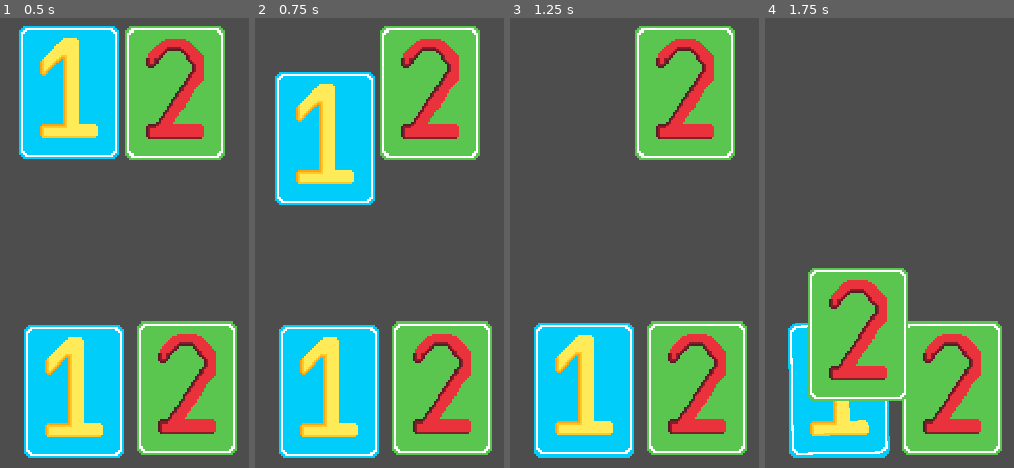
Above: before the commit, frames 1-4 (left to right).
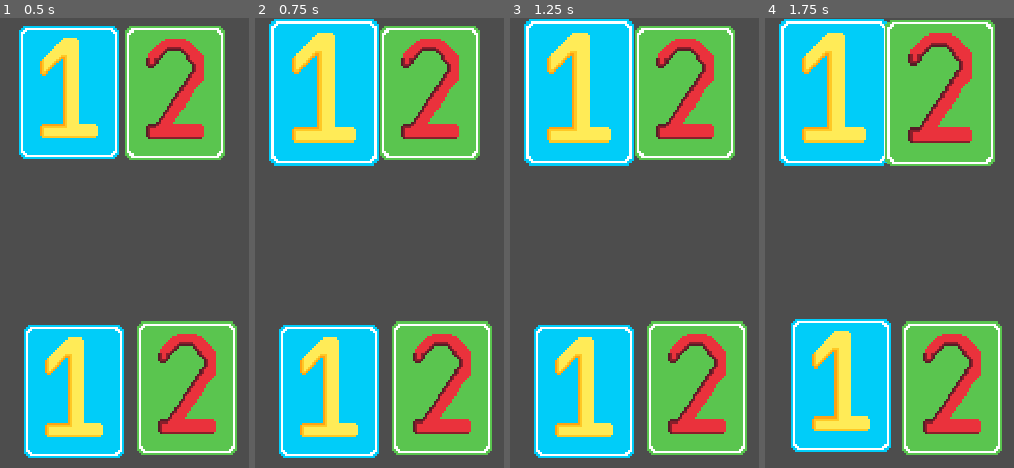
Above: after the commit, the same moments.

Repository: Hex-4/chop-chop-game-thing
Game: Godot game, scene res://dragging.tscn
Same seed, same stepped clock (60 frames per second), same inputs: the game is played once before the commit and once after it.
Inputs (mouse positions are in pixels of both pictures, inside the frame that each line leads up to):
- Up to frame 1 (0.5 s): no input
- Up to frame 2 (0.75 s): tap Enter at 0.5 s; drag from (324, 94) to (329, 391) at 0.52 s
- Up to frame 3 (1.25 s): no input
- Up to frame 4 (1.75 s): drag from (939, 94) to (839, 391) at 1.27 s

Frame 1 is identical in both runs. In frame 2, 12% of the frame differs, in the area x 5-50%, y 0-42%; in frame 3, 16%; in frame 4, 42%, in the area x 5-93%, y 0-98%.

Commit message:
a lot of stuff

Diff:
--- /dev/null
+++ b/bg.gd
@@ -0,0 +1,16 @@
+extends Area2D
+
+
+# Called when the node enters the scene tree for the first time.
+func _ready():
+	pass # Replace with function body.
+
+
+# Called every frame. 'delta' is the elapsed time since the previous frame.
+func _process(delta):
+	pass
+
+
+func _input_event(viewport, event, shape_idx):
+	if event is InputEventMouseButton and event.button_mask == 1 and viewport.is_input_handled() == false:
+		print("BG CLICKED!")
--- a/card.gd
+++ b/card.gd
@@ -15,7 +15,10 @@
 var cards_that_are_not_being_dragged = []
 var overlaps
 var prev_pos
+var animating = false
 var prev_can_drag = false
+var active
+@onready var manager = $"../.."
 
 @export var team = 0
 
@@ -23,8 +26,11 @@
 
 @export var number = 1
 
+signal played
+
 func _ready():
 	sprite.animation = str(number)
+	played.connect(manager.card_played)
 
 
 func _process(delta):
@@ -37,7 +43,9 @@
 
 func _input_event(viewport, event, shape_idx):
 	if event is InputEventMouseMotion or InputEventMouseButton:
-		if event.button_mask == 1:
+		if event is InputEventMouseButton and event.double_click:
+			print("ATTAC")
+		if event.button_mask == 1 and (get_parent() == manager.playing) and event is InputEventMouseMotion:
 			cards_that_are_not_being_dragged = []
 			for i in get_tree().get_nodes_in_group("card"):
 				if i.canDrag == false or i == self:
@@ -47,16 +55,22 @@
 					prev_pos = position
 				canDrag = true
 				z_index = 1000
+		elif event is InputEventMouseButton and event.button_mask == 1 and not canDrag and scale == Vector2(1,1):
+			var tween = get_tree().create_tween()
+			active = true
+			tween.tween_property(self, "scale", Vector2(1.1,1.1), 0.2).set_trans(Tween.TRANS_CUBIC).set_ease(Tween.EASE_OUT)
 		else:
-
 			canDrag = false
 			#var tween = get_tree().create_tween()
-			#tween.tween_property(self, "position", prev_pos, 0.2).set_trans(Tween.TRANS_CUBIC).set_ease(Tween.EASE_OUT)
-
 func released():
 	overlaps = get_overlapping_areas()
-	if overlaps:
-		if overlaps[0].team != team:
+	if scale > Vector2(1,1):
+		var tween = get_tree().create_tween()
+		active = false
+		tween.tween_property(self, "scale", Vector2(1,1), 0.2).set_trans(Tween.TRANS_CUBIC).set_ease(Tween.EASE_OUT)
+	if overlaps and overlaps[0].is_in_group("card"):
+		if overlaps[0].team != team and (not overlaps[0].animating) and (not animating) and (overlaps[0].is_in_group("card")):
+			animating = true
 			z_index = overlaps[0].z_index + 1
 			rotation_degrees = 0
 			var target_pos = Vector2(overlaps[0].position.x,overlaps[0].position.y - 3)
@@ -68,6 +82,8 @@
 			tween.tween_callback(do_da_math.bind(self).bind(overlaps[0]))
 
 			tween.tween_property(self, "position", prev_pos, 0.4).set_trans(Tween.TRANS_CUBIC).set_ease(Tween.EASE_OUT)
+			tween.tween_callback(set_animating_to_false)
+			tween.tween_callback(played.emit)
 		else:
 			var tween = get_tree().create_tween()
 			tween.tween_property(self, "position", prev_pos, 0.2).set_trans(Tween.TRANS_CUBIC).set_ease(Tween.EASE_OUT)
@@ -94,4 +110,13 @@
 	var num1: int = card1.sprite.animation.to_int()
 	var num2: int = card2.sprite.animation.to_int()
 	print(num1 + num2)
-	card2.sprite.animation = str(num1 + num2)
+	var sum
+	if num1 + num2 > 9:
+		sum = (num1 + num2) - 10
+	else:
+		sum = num1 + num2
+	card2.sprite.animation = str(sum)
+
+
+func set_animating_to_false():
+	animating = false
--- a/card.tscn
+++ b/card.tscn
@@ -13,7 +13,7 @@
 
 [node name="Testcard" type="AnimatedSprite2D" parent="."]
 sprite_frames = ExtResource("2_bx0sr")
-animation = &"2"
+animation = &"5"
 
 [node name="CollisionShape2D" type="CollisionShape2D" parent="."]
 shape = SubResource("RectangleShape2D_1ulb5")
--- a/cardmanager.gd
+++ b/cardmanager.gd
@@ -1,24 +1,21 @@
 extends Node2D
-var cards = []
+
+
+@export var bottom_team: Node2D
+@export var top_team: Node2D
+@export var playing: Node
 
 # Called when the node enters the scene tree for the first time.
 func _ready():
-	for card in get_children():
-		if card.is_in_group("card"):
-			cards.append(card)
+	playing = bottom_team
 
 
 # Called every frame. 'delta' is the elapsed time since the previous frame.
 func _process(delta):
-	#print(len(cards))
+	pass
 
-	for card in cards:
-		card.prev_can_drag = card.canDrag
-		if card.prev_can_drag == true and card.canDrag == false:
-			released_card(card)
-
-
-func released_card(card):
-	print("RELEASED")
-	var tween = get_tree().create_tween()
-	tween.tween_property(card, "position", card.prev_pos, 0.2).set_trans(Tween.TRANS_CUBIC).set_ease(Tween.EASE_OUT)
+func card_played():
+	if playing == bottom_team:
+		playing = top_team
+	elif playing == top_team:
+		playing = bottom_team
--- a/cards.tres
+++ b/cards.tres
@@ -1,8 +1,44 @@
-[gd_resource type="SpriteFrames" load_steps=7 format=3 uid="uid://elxgn65up1kb"]
+[gd_resource type="SpriteFrames" load_steps=22 format=3 uid="uid://elxgn65up1kb"]
 
+[ext_resource type="Texture2D" uid="uid://0y8krcwgfjen" path="res://cards/card0.png" id="1_1y4tg"]
 [ext_resource type="Texture2D" uid="uid://7w65hf587fim" path="res://cards/card1-3x.png" id="1_3avh7"]
 [ext_resource type="Texture2D" uid="uid://bt3fkcigdwe2h" path="res://cards/card2-3x.png" id="2_r7b3k"]
 [ext_resource type="Texture2D" uid="uid://bx0i4t0h2sqw0" path="res://testcard-Sheet.png" id="2_tk7ut"]
+[ext_resource type="Texture2D" uid="uid://f486h6u7kixg" path="res://cards/3-3x.png" id="4_t0vip"]
+[ext_resource type="Texture2D" uid="uid://b01peuwyr537l" path="res://cards/4-3x.png" id="5_30yjm"]
+[ext_resource type="Texture2D" uid="uid://6amtjfd26vkv" path="res://cards/6-spritesheet-3x.png" id="6_2c3e4"]
+[ext_resource type="Texture2D" uid="uid://b5q7om3oso3r1" path="res://cards/5-temp.png" id="6_5xjs2"]
+[ext_resource type="Texture2D" uid="uid://bbp00vk4lnt8v" path="res://cards/7-3x.png" id="7_enyqe"]
+[ext_resource type="Texture2D" uid="uid://bcam3qcvnf3da" path="res://cards/8-3x.png" id="8_pfdwj"]
+[ext_resource type="Texture2D" uid="uid://c6m50ik4ttgov" path="res://cards/9-3x.png" id="9_0qwrq"]
+
+[sub_resource type="AtlasTexture" id="AtlasTexture_j7wgu"]
+atlas = ExtResource("6_2c3e4")
+region = Rect2(0, 0, 144, 192)
+
+[sub_resource type="AtlasTexture" id="AtlasTexture_owd2n"]
+atlas = ExtResource("6_2c3e4")
+region = Rect2(144, 0, 144, 192)
+
+[sub_resource type="AtlasTexture" id="AtlasTexture_nd6ik"]
+atlas = ExtResource("6_2c3e4")
+region = Rect2(288, 0, 144, 192)
+
+[sub_resource type="AtlasTexture" id="AtlasTexture_ee0yt"]
+atlas = ExtResource("6_2c3e4")
+region = Rect2(432, 0, 144, 192)
+
+[sub_resource type="AtlasTexture" id="AtlasTexture_2g3cc"]
+atlas = ExtResource("6_2c3e4")
+region = Rect2(576, 0, 144, 192)
+
+[sub_resource type="AtlasTexture" id="AtlasTexture_vghsx"]
+atlas = ExtResource("6_2c3e4")
+region = Rect2(720, 0, 144, 192)
+
+[sub_resource type="AtlasTexture" id="AtlasTexture_niopm"]
+atlas = ExtResource("6_2c3e4")
+region = Rect2(864, 0, 144, 192)
 
 [sub_resource type="AtlasTexture" id="AtlasTexture_igb7m"]
 atlas = ExtResource("2_tk7ut")
@@ -20,6 +56,14 @@
 animations = [{
 "frames": [{
 "duration": 1.0,
+"texture": ExtResource("1_1y4tg")
+}],
+"loop": true,
+"name": &"0",
+"speed": 5.0
+}, {
+"frames": [{
+"duration": 1.0,
 "texture": ExtResource("1_3avh7")
 }],
 "loop": true,
@@ -34,9 +78,78 @@
 "name": &"2",
 "speed": 5.0
 }, {
-"frames": [],
+"frames": [{
+"duration": 1.0,
+"texture": ExtResource("4_t0vip")
+}],
 "loop": true,
 "name": &"3",
+"speed": 5.0
+}, {
+"frames": [{
+"duration": 1.0,
+"texture": ExtResource("5_30yjm")
+}],
+"loop": true,
+"name": &"4",
+"speed": 5.0
+}, {
+"frames": [{
+"duration": 1.0,
+"texture": ExtResource("6_5xjs2")
+}],
+"loop": true,
+"name": &"5",
+"speed": 5.0
+}, {
+"frames": [{
+"duration": 1.0,
+"texture": SubResource("AtlasTexture_j7wgu")
+}, {
+"duration": 1.0,
+"texture": SubResource("AtlasTexture_owd2n")
+}, {
+"duration": 1.0,
+"texture": SubResource("AtlasTexture_nd6ik")
+}, {
+"duration": 1.0,
+"texture": SubResource("AtlasTexture_ee0yt")
+}, {
+"duration": 1.0,
+"texture": SubResource("AtlasTexture_2g3cc")
+}, {
+"duration": 1.0,
+"texture": SubResource("AtlasTexture_vghsx")
+}, {
+"duration": 1.0,
+"texture": SubResource("AtlasTexture_niopm")
+}],
+"loop": false,
+"name": &"6",
+"speed": 16.0
+}, {
+"frames": [{
+"duration": 1.0,
+"texture": ExtResource("7_enyqe")
+}],
+"loop": true,
+"name": &"7",
+"speed": 5.0
+}, {
+"frames": [{
+"duration": 1.0,
+"texture": ExtResource("8_pfdwj")
+}],
+"loop": true,
+"name": &"8",
+"speed": 5.0
+}, {
+"frames": [{
+"duration": 1.0,
+"texture": ExtResource("9_0qwrq")
+}],
+"loop": true,
+"name": &"9",
 "speed": 5.0
 }, {
 "frames": [{
--- a/dragging.tscn
+++ b/dragging.tscn
@@ -3,21 +3,27 @@
 [ext_resource type="Script" path="res://cardmanager.gd" id="1_loax4"]
 [ext_resource type="PackedScene" uid="uid://dp6q3og2yem0d" path="res://card.tscn" id="2_vdxtg"]
 
-[node name="Node2D" type="Node2D"]
+[node name="Node2D" type="Node2D" node_paths=PackedStringArray("bottom_team", "top_team")]
 script = ExtResource("1_loax4")
+bottom_team = NodePath("Bottom team")
+top_team = NodePath("Top team")
 
-[node name="top 1" parent="." instance=ExtResource("2_vdxtg")]
+[node name="Top team" type="Node2D" parent="."]
+
+[node name="top 1" parent="Top team" instance=ExtResource("2_vdxtg")]
 position = Vector2(514, 107)
 team = 1
 
-[node name="top 2" parent="." instance=ExtResource("2_vdxtg")]
+[node name="top 2" parent="Top team" instance=ExtResource("2_vdxtg")]
 position = Vector2(667, 108)
 team = 1
 number = 2
 
-[node name="bottom 1" parent="." instance=ExtResource("2_vdxtg")]
+[node name="Bottom team" type="Node2D" parent="."]
+
+[node name="bottom 1" parent="Bottom team" instance=ExtResource("2_vdxtg")]
 position = Vector2(521, 538)
 
-[node name="bottom 2" parent="." instance=ExtResource("2_vdxtg")]
+[node name="bottom 2" parent="Bottom team" instance=ExtResource("2_vdxtg")]
 position = Vector2(684, 533)
 number = 2
Binary file added: cards/3-3x.png
Not shown, added: cards/3-3x.png.import
Binary file added: cards/4-3x.png
Not shown, added: cards/4-3x.png.import
Binary file added: cards/5-temp.png
Not shown, added: cards/5-temp.png.import
Binary file added: cards/6-spritesheet-3x.png
Not shown, added: cards/6-spritesheet-3x.png.import
Binary file added: cards/7-3x.png
Not shown, added: cards/7-3x.png.import
Binary file added: cards/8-3x.png
Not shown, added: cards/8-3x.png.import
(and 6 more such lines)
